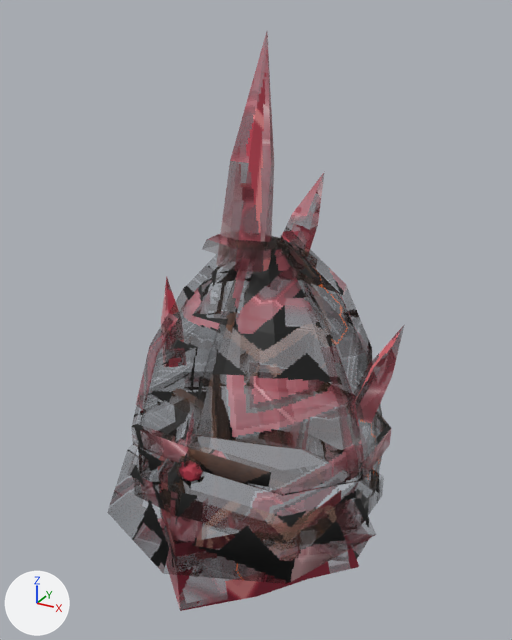
The glTF model assets/modeles/armures/porte/casque_rubis_enchante.glb as it was, and as the next commit left it.
Both versions are drawn from a camera (50 mm lens) standing at (0.266, -0.492, 2.054) and looking at (0.004, -0.015, 1.816). The lights are fixed; the arrows at lower left show +X, +Y and +Z. The first picture is the older version. Vertices at exactly the same position are counted once.

Names of what the first picture shows: 'casque_rubis'.
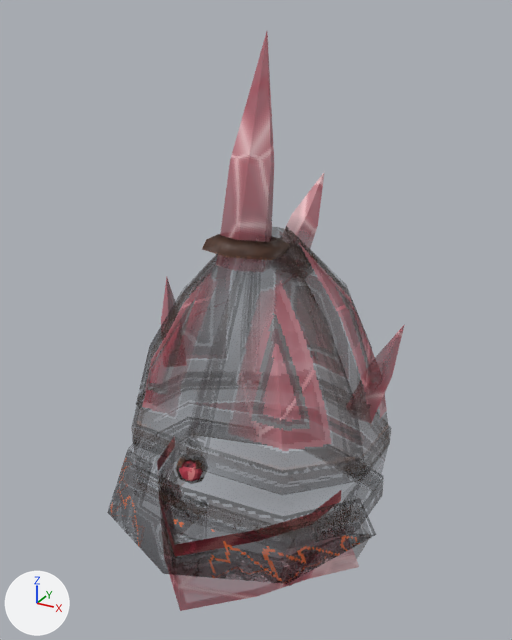
The change, as a list of edits to the scene's bpy script:
```text
Change me_casque_rubis:
    used by ob_casque_rubis; location = (0.0, 0.0, 0.0)
    remove me_casque_rubis.from_pydata(...)  # 456 vertices, 615 faces; spans x -0.129..0.128, y -0.156..0.124, z 1.599..2.04
    add me_casque_rubis.from_pydata(...)  # 510 vertices, 699 faces; spans x -0.129..0.128, y -0.156..0.125, z 1.597..2.04
    me_casque_rubis part 1
    17 vertices are removed from x -0.086..0.086, y -0.043..0.025, z 1.6..1.883
    62 faces are deleted
    30 vertices move from x -0.109..0.108, y -0.112..0.121, z 1.683..1.826 to x -0.112..0.112, y -0.119..0.125, z 1.626..1.785
    71 vertices are added at x -0.104..0.103, y -0.075..0.089, z 1.597..1.891
    130 new faces join them, mat_plaque_rubis_enchante
    16 new faces join them, mat_serti_rubis_enchante
    me_casque_rubis part 2: 553 kept faces spanning x -0.129..0.128, y -0.156..0.125, z 1.599..2.04 get new texture (UV) coordinates
```

Pixel boxes [x1, y1, x2, y2] of what changed, in the pictures (512 x 640 px):
'casque_rubis', reshaped
    before: [110, 32, 404, 611]
    after: [107, 32, 405, 611]
part 1 of me_casque_rubis, reshaped
    before: [138, 236, 384, 561]
    after: [142, 231, 387, 585]
part 2 of me_casque_rubis, surface changed
    both: [110, 36, 403, 611]
